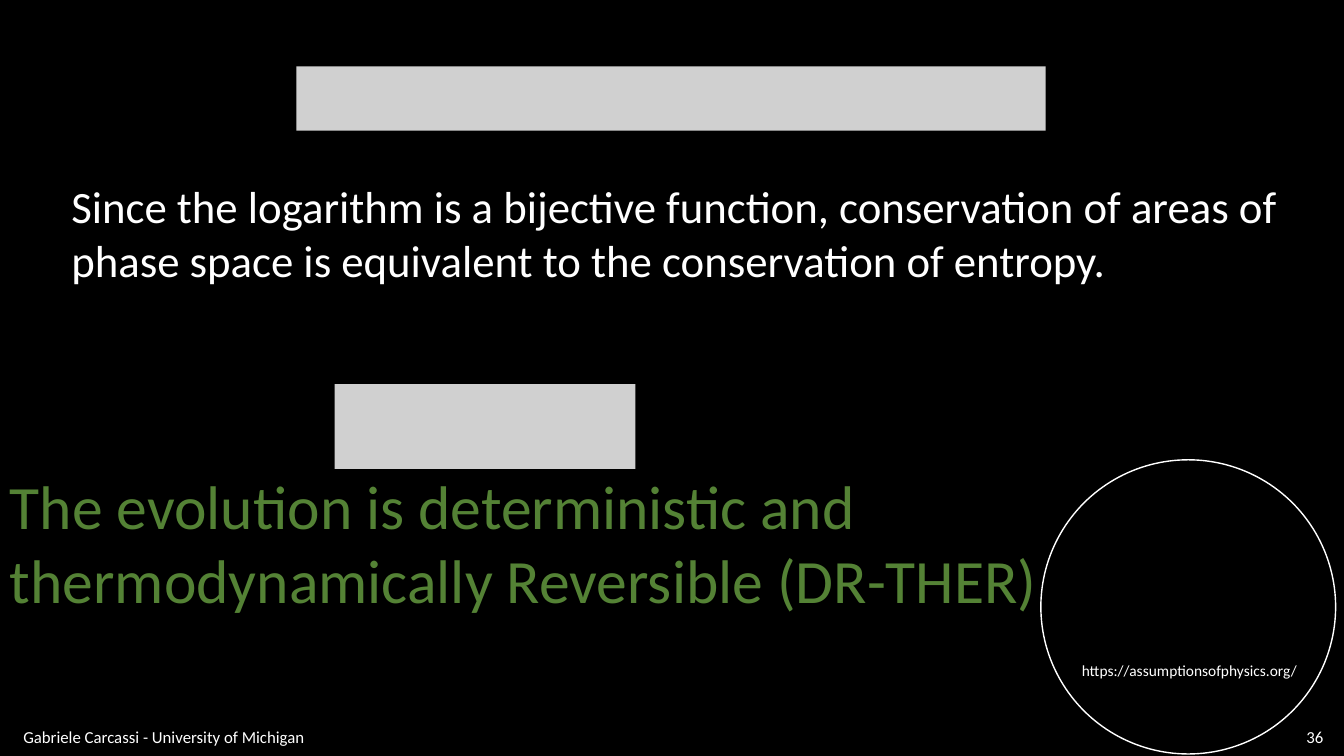
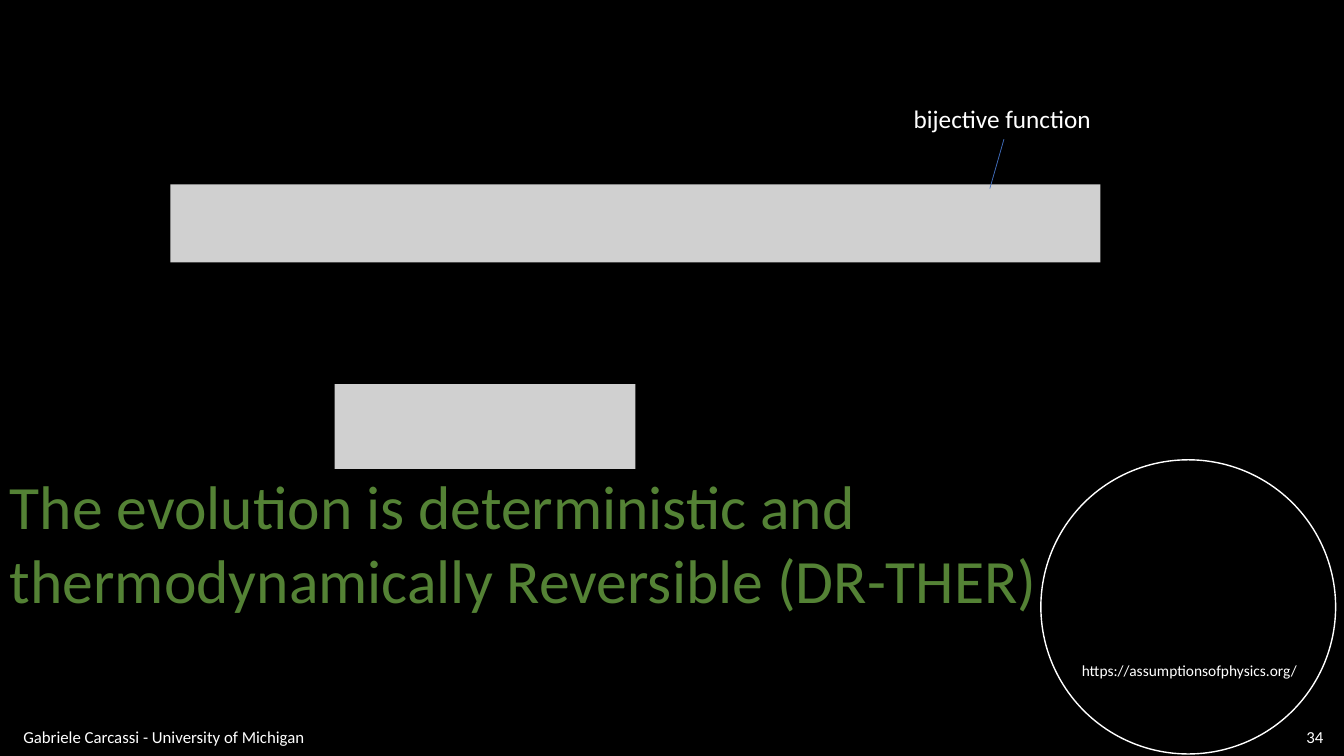
Before and after one commit to assumptionsofphysics/slides, a slide deck: slide 34 of BookCompanions-v2/RP-Class-3.pptx (slide 36 before the commit). Drawn at 1344x756 pixels with LibreOffice and Linux fonts; fonts in the diff are those of the drawing; grey boxes stand for pictures; background and template pictures are left out. Boxes give left, top, right and bottom in pixels: in the first picture for what was removed or moved away, otherwise in the second. Text is boxed around its words. In the diff, an @@ line names an element or a change of style, - is before the commit and + after.

```diff
--- a/BookCompanions-v2/RP-Class-3.pptx
+++ b/BookCompanions-v2/RP-Class-3.pptx
@@ picture removed at [296, 67, 1046, 131] @@
@@ text added at [914, 110, 1090, 133], 18 pt, text #FFFFFF @@
+bijective function
@@ line added from (1004, 139) to (990, 189), #4472C4 0.5 pt @@
@@ text removed at [71, 192, 1276, 285] @@
-Since the logarithm is a bijective function, conservation of areas of
-phase space is equivalent to the conservation of entropy.
@@ picture added at [170, 185, 1101, 262] @@
@@ page number at [1306, 732, 1323, 743]: text changed @@
-36
+34
```
Also in this commit, not shown: 5 other slides changed, 2 slides removed, 1 other file.
